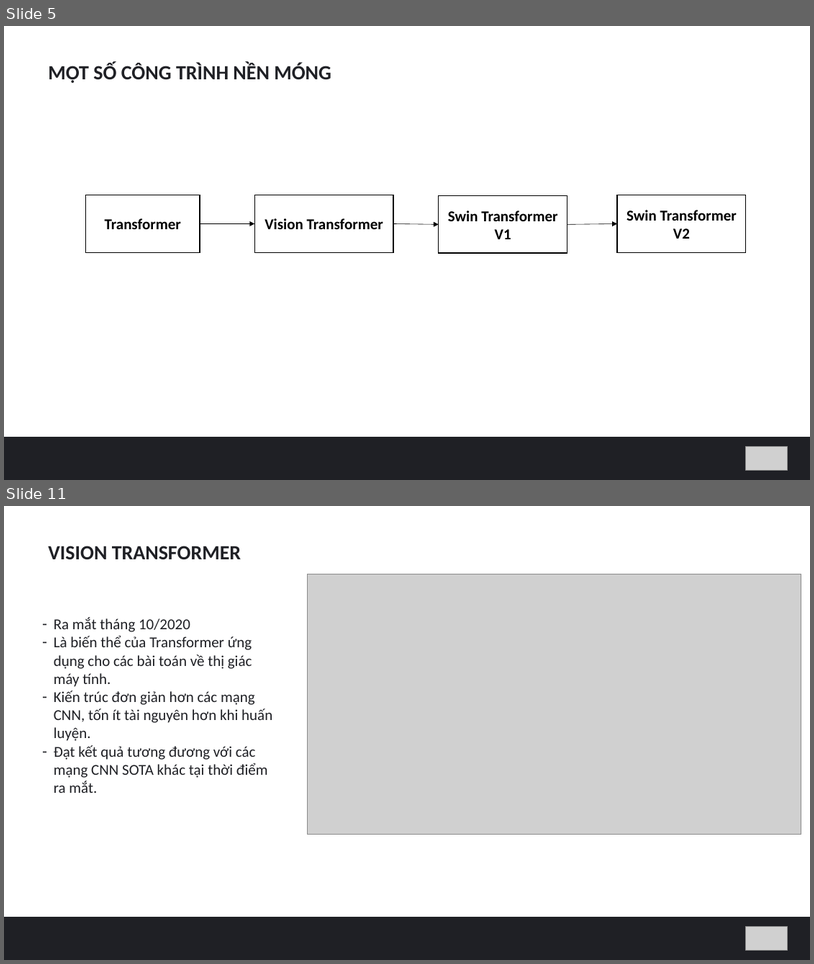
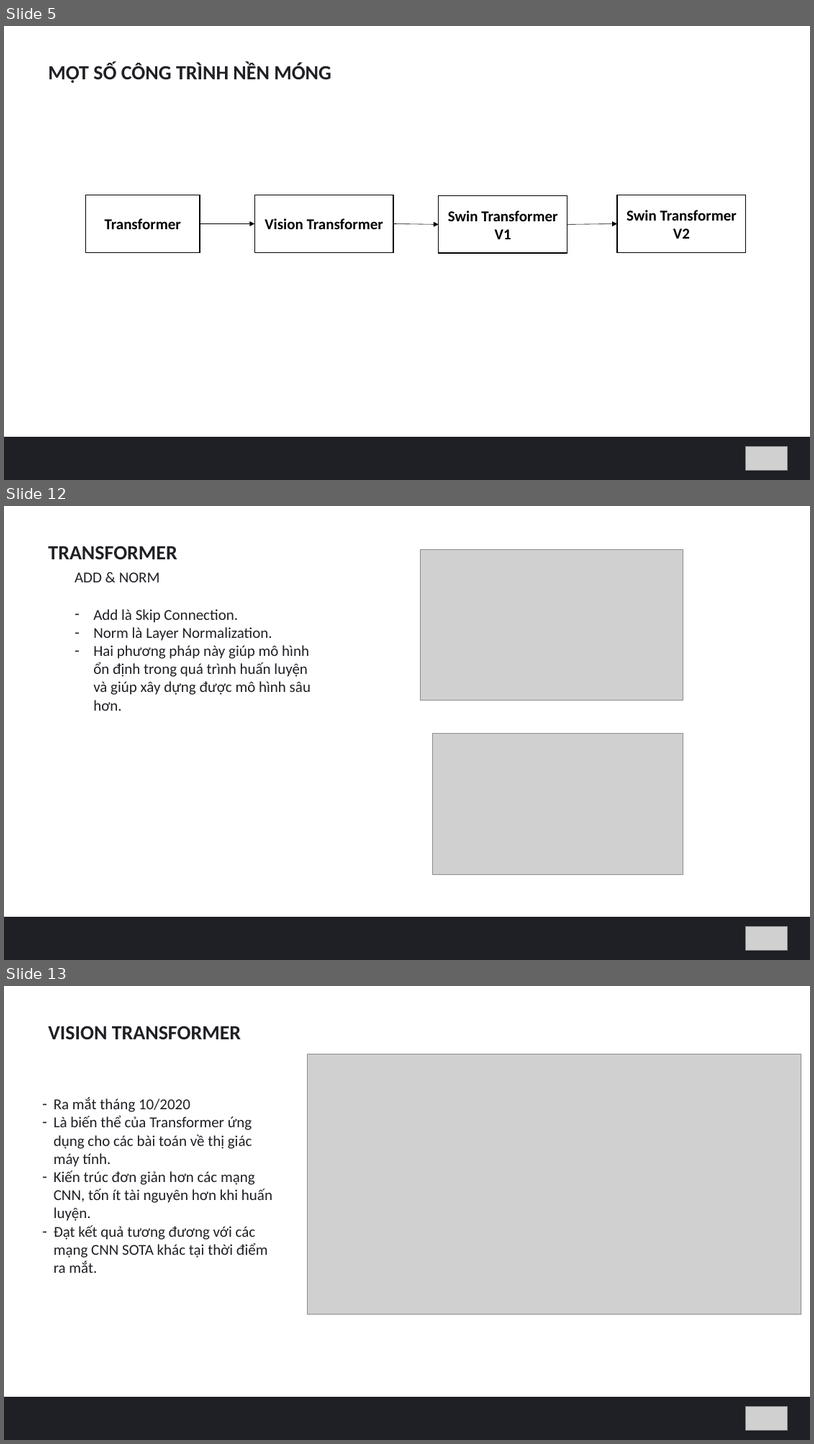
Before and after one commit to hungvm2/MoD_machine_learning, a slide deck: slide1.pptx. Shown one above the other, each under a label of ours: slides 5 and 11 before the commit, slides 5, 12 and 13 after it; the slides between them are not shown. The pictures are 814x964 and 814x1444 pixels, drawn with LibreOffice and Linux fonts; fonts in the diff are those of the drawing; grey boxes stand for pictures. Boxes give left, top, right and bottom in pixels: in the first picture for what was removed or moved away, otherwise in the second. Text is boxed around its words. In the diff, an @@ line names an element or a change of style, - is before the commit and + after.

```diff
--- a/slide1.pptx
+++ b/slide1.pptx
@@ slide 12 added at [4, 506, 810, 960], background #FFFFFF @@
@@ text added at [48, 546, 177, 559], 24 pt, text #1F2025, bold @@
+TRANSFORMER
@@ picture added at [420, 549, 684, 700] @@
@@ text added at [75, 572, 160, 582], 18 pt, text #1F2025 @@
+ADD & NORM
@@ text added at [93, 609, 311, 710], 18 pt, text #1F2025 @@
+– Add là Skip Connection.
+– Norm là Layer Normalization.
+– Hai phương pháp này giúp mô hình ổn định trong quá trình huấn luyện và giúp xây dựng được mô hình sâu hơn.
@@ picture added at [433, 733, 684, 874] @@
@@ rectangle added at [4, 917, 810, 960], fill #1F2025 @@
@@ picture added at [746, 926, 788, 950] @@
@@ what was slide 11 is now slide 13 @@
```
Also in this commit, not shown: 5 slides changed, 2 other slides added, 1 slide removed, 3 other files.
